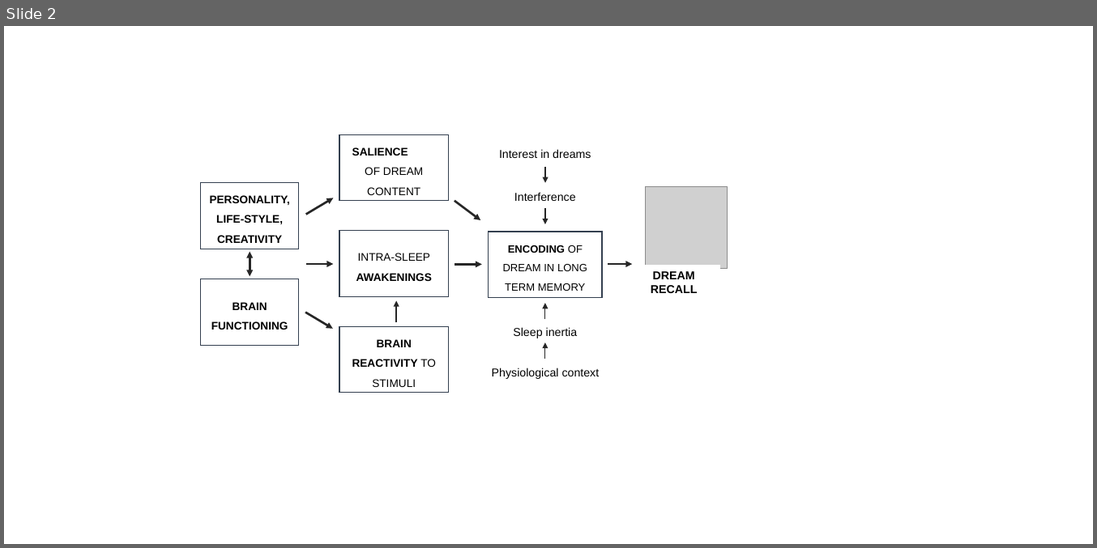
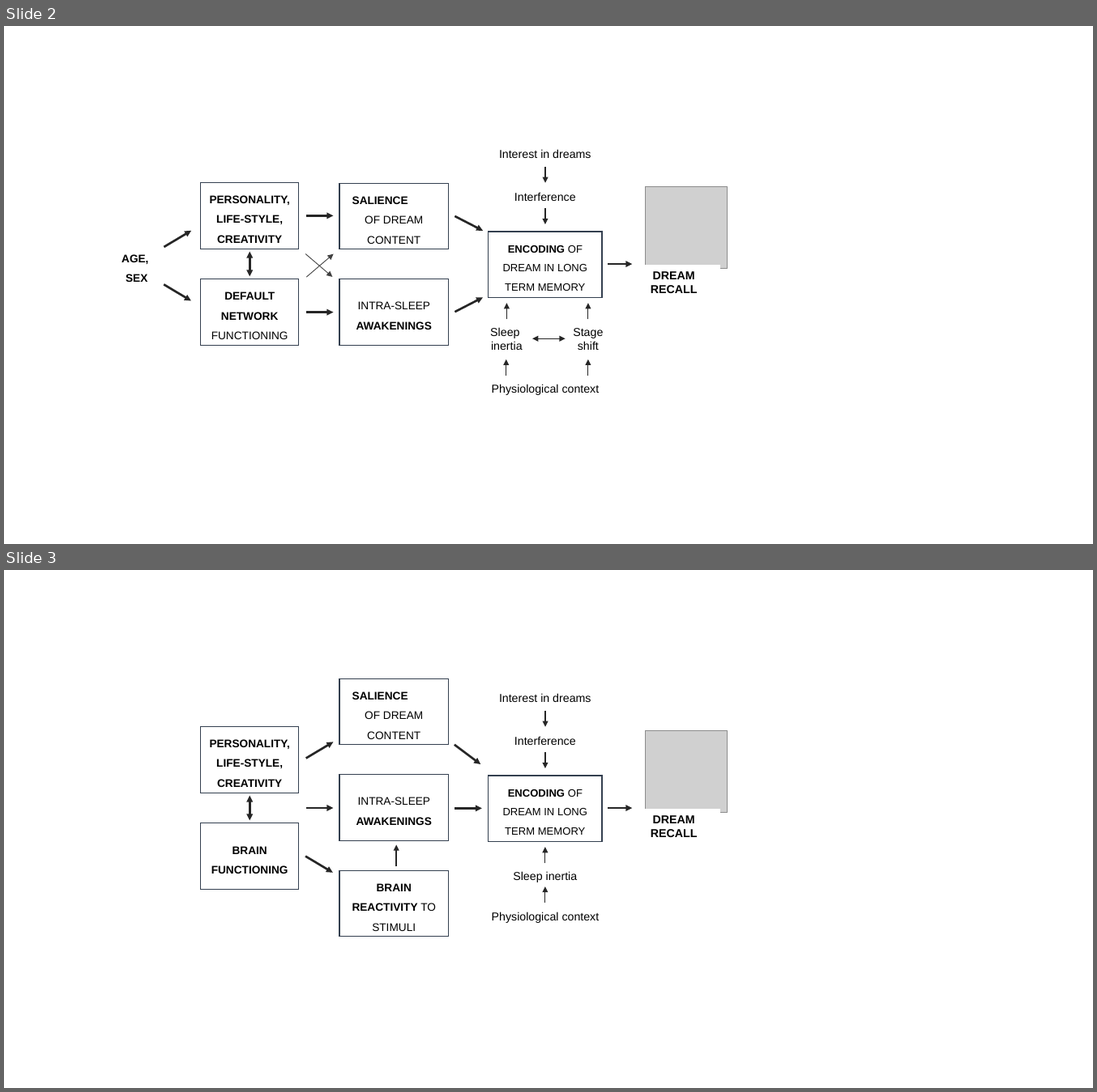
Before and after one commit to raphaelvallat/Thesis, a slide deck: Fig/Discussion/schema_dream_recall.pptx. Shown one above the other, each under a label of ours: slide 2 before the commit, slides 2 and 3 after it. The pictures are 1097x548 and 1097x1092 pixels, drawn with LibreOffice and Linux fonts; fonts in the diff are those of the drawing; grey boxes stand for pictures. Boxes give left, top, right and bottom in pixels: in the first picture for what was removed or moved away, otherwise in the second. Text is boxed around its words. In the diff, an @@ line names an element or a change of style, - is before the commit and + after.

```diff
--- a/Fig/Discussion/schema_dream_recall.pptx
+++ b/Fig/Discussion/schema_dream_recall.pptx
@@ slide 2 added at bbox=[4, 26, 1093, 544], background #FFFFFF @@
@@ text added at bbox=[499, 149, 590, 158], 12 pt, text #000000 @@
+Interest in dreams
@@ arrow added from (545, 166) to (545, 183), #262626 1 pt @@
@@ rectangle added at bbox=[200, 182, 299, 249], outline #333F50 1 pt, 11.5 pt, text #000000, bold @@
+PERSONALITY, LIFE-STYLE, CREATIVITY
@@ rectangle added at bbox=[339, 184, 448, 250], outline #333F50 1 pt, 11.5 pt, text #000000 @@
+SALIENCE OF DREAM CONTENT
@@ text added at bbox=[514, 192, 576, 201], 12 pt, text #000000 @@
+Interference
@@ picture added at bbox=[645, 187, 727, 269] @@
@@ arrow added from (306, 216) to (333, 216), #262626 2.25 pt @@
@@ arrow added from (454, 216) to (483, 231), #262626 2.25 pt @@
@@ arrow added from (545, 208) to (545, 224), #262626 1 pt @@
@@ arrow added from (164, 247) to (191, 231), #262626 2.25 pt @@
@@ rectangle added at bbox=[488, 232, 601, 297], outline #333F50 1 pt, 11 pt, text #000000 @@
+ENCODING OF DREAM IN LONG TERM MEMORY
@@ text added at bbox=[121, 254, 148, 282], 11.5 pt, text #000000, bold @@
+AGE,
+SEX
@@ double arrow added from (249, 277) to (249, 252), #262626 2.25 pt @@
@@ arrow added from (305, 254) to (332, 277), #404040 0.75 pt @@
@@ arrow added from (306, 277) to (333, 254), #404040 0.75 pt @@
@@ arrow added from (607, 264) to (632, 264), #262626 2.25 pt @@
@@ rectangle added at bbox=[628, 265, 720, 297], fill #FFFFFF, 12 pt, text #000000, bold @@
+DREAM RECALL
@@ arrow added from (164, 284) to (191, 301), #262626 2.25 pt @@
@@ rectangle added at bbox=[200, 279, 299, 345], outline #333F50 1 pt, 11.5 pt, text #000000, bold @@
+DEFAULT NETWORK FUNCTIONING
@@ rectangle added at bbox=[339, 280, 448, 345], outline #333F50 1 pt, 11.5 pt, text #000000 @@
+INTRA-SLEEP AWAKENINGS
@@ arrow added from (306, 312) to (333, 312), #262626 2.25 pt @@
@@ arrow added from (454, 312) to (483, 297), #262626 2.25 pt @@
@@ arrow added from (506, 320) to (506, 303), #262626 1 pt @@
@@ arrow added from (588, 320) to (588, 303), #262626 1 pt @@
@@ text added at bbox=[490, 327, 522, 350], 12 pt, text #000000 @@
+Sleep
+inertia
@@ double arrow added from (565, 339) to (532, 339), #262626 1 pt @@
@@ text added at bbox=[573, 328, 603, 350], 12 pt, text #000000 @@
+Stage shift
@@ arrow added from (506, 376) to (506, 360), #262626 1 pt @@
@@ arrow added from (588, 376) to (588, 360), #262626 1 pt @@
@@ text added at bbox=[492, 384, 599, 395], 12 pt, text #000000 @@
+Physiological context
@@ what was slide 2 is now slide 3 @@
```
Also in this commit, not shown: 1 slide changed, 5 other files.
